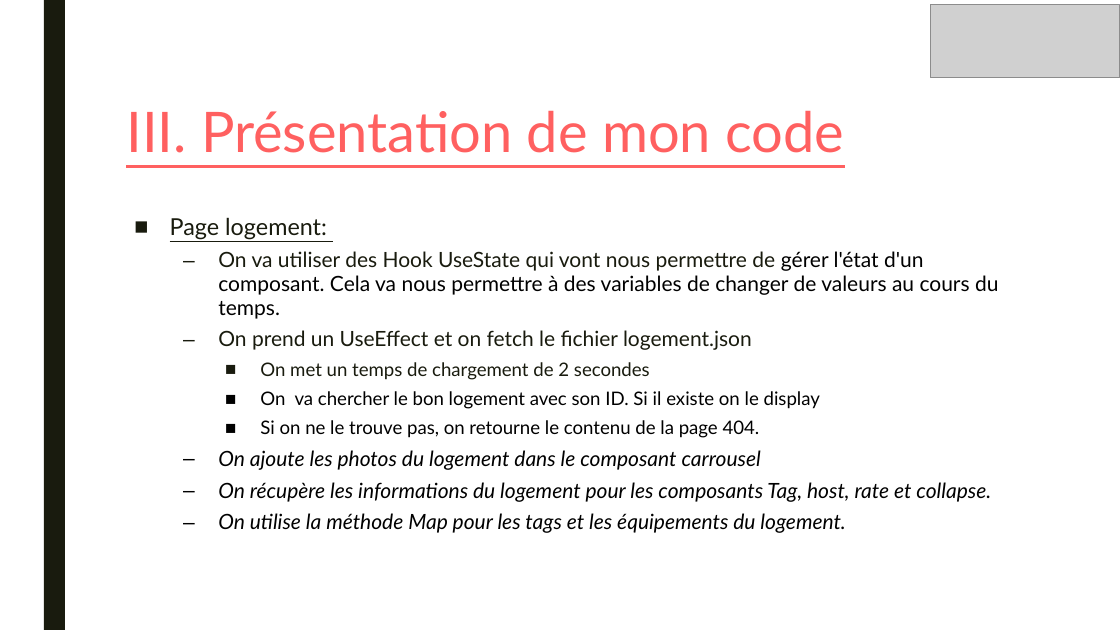
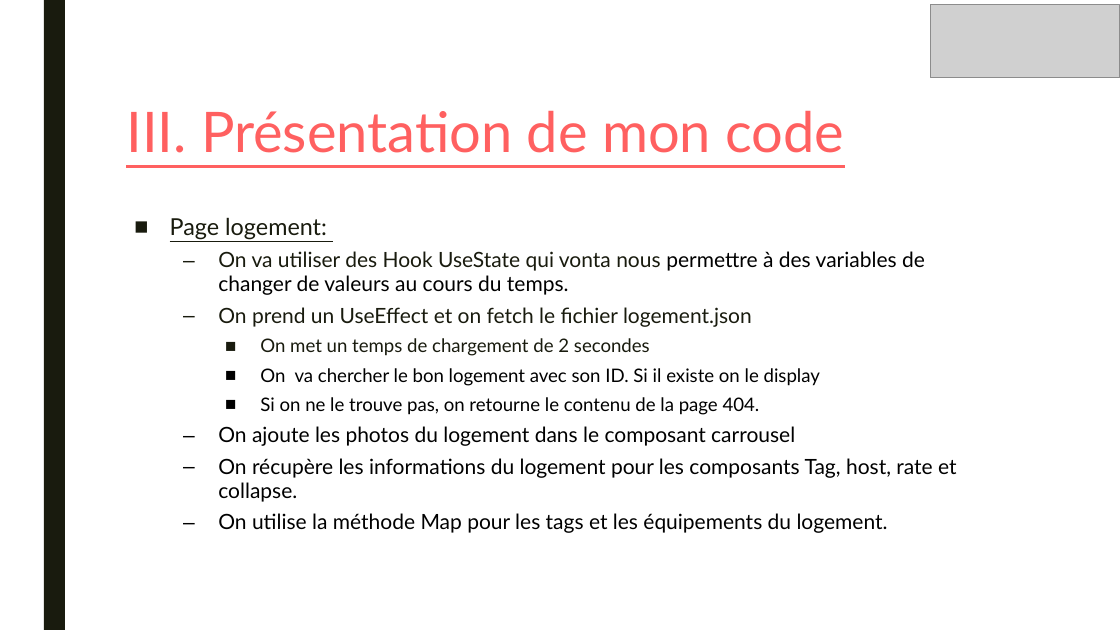
Before and after one commit to mathc28/Kasa, a slide deck: slide 14 of Soutenance/PrésentationP8.pptx. Drawn at 1120x630 pixels with LibreOffice and Linux fonts; fonts in the diff are those of the drawing; grey boxes stand for pictures. Boxes give left, top, right and bottom in pixels: in the first picture for what was removed or moved away, otherwise in the second. Text is boxed around its words. In the diff, an @@ line names an element or a change of style, - is before the commit and + after.

```diff
--- a/Soutenance/PrésentationP8.pptx
+++ b/Soutenance/PrésentationP8.pptx
@@ text at (218,251,925,295): text changed @@
-  – On va utiliser des Hook UseState qui vont nous permettre de gérer l'état d'un composant. Cela va nous permettre à des variables de changer de valeurs au cours du temps.
+  – On va utiliser des Hook UseState qui vonta nous permettre à des variables de changer de valeurs au cours du temps.
@@ text at (218,426,957,533): italic off in "On ajoute les photos du logement dans ...", "On récupère les informations du logement pour ...", "On utilise la méthode Map pour les ..." @@
```
Also in this commit, not shown: 6 other slides changed, 21 other files.
